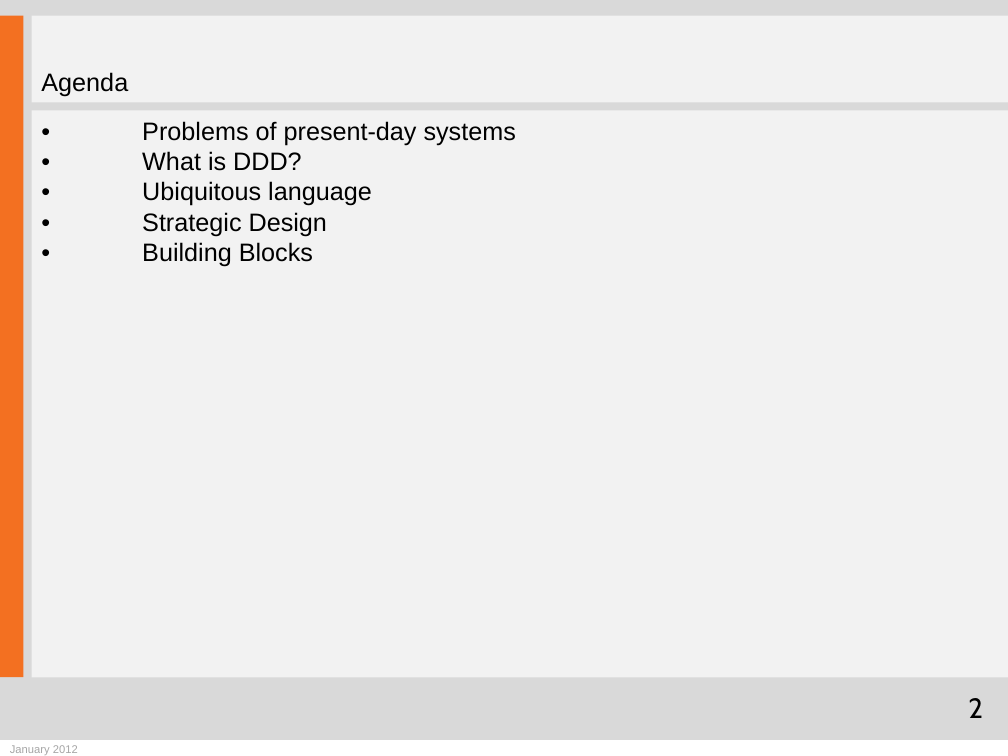
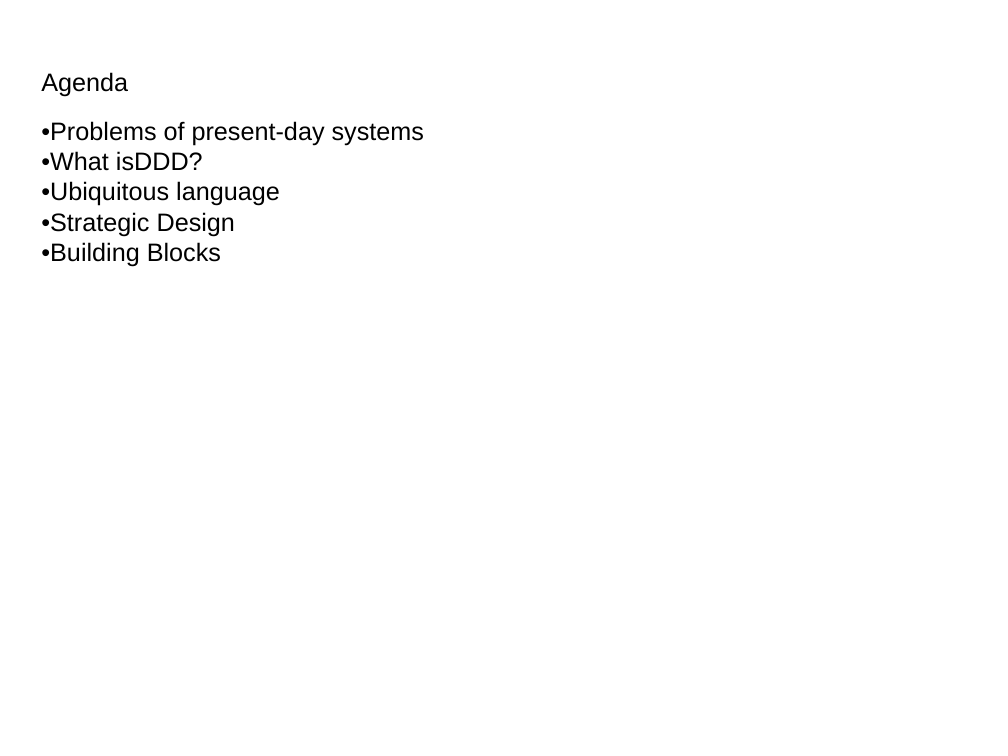
Before and after one commit to zrezur/MyPresentations, a slide deck: slide 2 of Domain driven design_1_en.pptx. Drawn at 1008x756 pixels with LibreOffice and Linux fonts; fonts in the diff are those of the drawing; background and template pictures are left out. Boxes give left, top, right and bottom in pixels: in the first picture for what was removed or moved away, otherwise in the second. Text is boxed around its words. In the diff, an @@ line names an element or a change of style, - is before the commit and + after.

```diff
--- a/Domain driven design_1_en.pptx
+++ b/Domain driven design_1_en.pptx
@@ background #D9D9D9 to picture (left out) @@
@@ rectangle removed at (x1=0, y1=16, x2=23, y2=677) @@
@@ rectangle removed at (x1=31, y1=16, x2=1008, y2=103) @@
@@ rectangle removed at (x1=31, y1=111, x2=1008, y2=677) @@
@@ text at (x1=41, y1=121, x2=424, y2=267): spaces changed @@
-• Problems of present-day systems
-• What is DDD?
-• Ubiquitous language
-• Strategic Design
-• Building Blocks
+•Problems of present-day systems
+•What isDDD?
+•Ubiquitous language
+•Strategic Design
+•Building Blocks
@@ page number removed at (x1=968, y1=698, x2=983, y2=718) @@
-2
@@ rectangle removed at (x1=0, y1=740, x2=1008, y2=756) @@
@@ text removed at (x1=10, y1=745, x2=78, y2=755) @@
-January 2012
```
Also in this commit, not shown: 10 other slides changed, 5 slides added.
